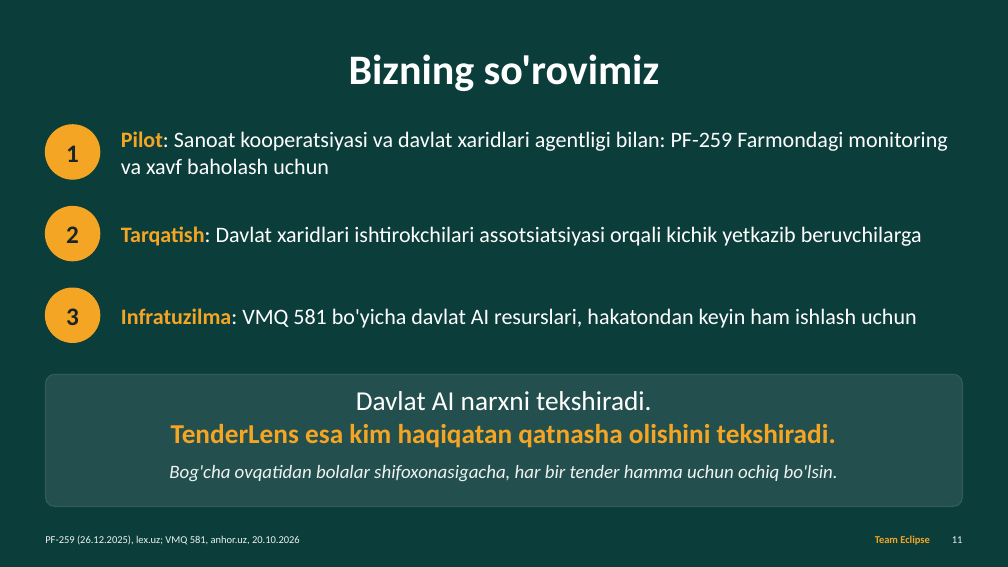
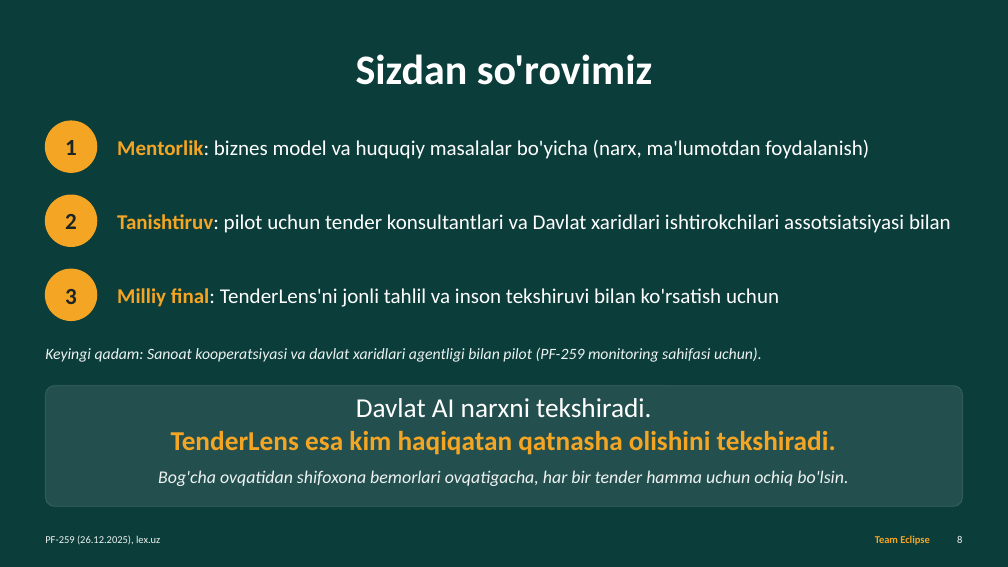
Before and after one commit to kamol1dn/tenderlens, a slide deck: slide 8 of tenderlens/deck/TenderLens.pptx (slide 11 before the commit). Drawn at 1008x567 pixels with LibreOffice and Linux fonts; fonts in the diff are those of the drawing. Boxes give left, top, right and bottom in pixels: in the first picture for what was removed or moved away, otherwise in the second. Text is boxed around its words. In the diff, an @@ line names an element or a change of style, - is before the commit and + after.

```diff
--- a/tenderlens/deck/TenderLens.pptx
+++ b/tenderlens/deck/TenderLens.pptx
@@ title at (356,54,652,85): text changed @@
-Bizning so'rovimiz
+Sizdan so'rovimiz
@@ ellipse: place and size @@
-ellipse at (45,125,100,179)
+ellipse at (45,121,97,172)
@@ text added at (117,140,869,159), 20 pt, text #FFFFFF @@
+Mentorlik: biznes model va huquqiy masalalar bo'yicha (narx, ma'lumotdan foydalanish)
@@ text "2": place and size @@
-text "2" at (66,226,79,243)
+text "2" at (65,214,77,229)
@@ ellipse: place and size @@
-ellipse at (45,206,100,261)
+ellipse at (45,195,97,247)
@@ text at (117,214,951,233): text changed; size 21 to 20 pt @@
-Tarqatish: Davlat xaridlari ishtirokchilari assotsiatsiyasi orqali kichik yetkazib beruvchilarga
+Tanishtiruv: pilot uchun tender konsultantlari va Davlat xaridlari ishtirokchilari assotsiatsiyasi bilan
@@ size 24 to 22 pt in 3 elements at (65,140,77,155), (65,214,77,229), (65,289,77,304) @@
@@ text "3": place and size @@
-text "3" at (66,308,79,325)
+text "3" at (65,289,77,304)
@@ ellipse: place and size @@
-ellipse at (45,288,100,343)
+ellipse at (45,269,97,321)
@@ text added at (117,288,779,307), 20 pt, text #FFFFFF @@
+Milliy final: TenderLens'ni jonli tahlil va inson tekshiruvi bilan ko'rsatish uchun
@@ text removed at (121,308,917,328) @@
-Infratuzilma: VMQ 581 bo'yicha davlat AI resurslari, hakatondan keyin ham ishlash uchun
@@ text at (45,347,762,362): text changed; size 21 to 15 pt; text colour #FFFFFF to #EEF3F2; italic on @@
-Pilot: Sanoat kooperatsiyasi va davlat xaridlari agentligi bilan: PF-259 Farmondagi monitoring va xavf baholash uchun
+Keyingi qadam: Sanoat kooperatsiyasi va davlat xaridlari agentligi bilan pilot (PF-259 monitoring sahifasi uchun).
@@ text "Keyingi qadam: Sanoat kooperatsiyasi va ..." at (45,347,762,362): vertical alignment middle to top @@
@@ rounded rectangle: place and size @@
-rounded rectangle at (45,374,963,507)
+rounded rectangle at (45,386,963,507)
@@ rounded rectangle at (45,386,963,507): proportions changed @@
@@ text "Davlat AI narxni tekshiradi.": place and size @@
-text "Davlat AI narxni tekshiradi." at (171,391,836,448)
+text "Davlat AI narxni tekshiradi." at (171,398,836,455)
@@ text at (158,470,848,486): text changed; size 18 to 17 pt @@
-Bog'cha ovqatidan bolalar shifoxonasigacha, har bir tender hamma uchun ochiq bo'lsin.
+Bog'cha ovqatidan shifoxona bemorlari ovqatigacha, har bir tender hamma uchun ochiq bo'lsin.
@@ text at (45,535,160,545): text changed @@
-PF-259 (26.12.2025), lex.uz; VMQ 581, anhor.uz, 20.10.2026
+PF-259 (26.12.2025), lex.uz
@@ page number at (957,536,962,543): text changed @@
-11
+8
```
Also in this commit, not shown: 8 other slides changed, 4 slides added, 3 slides removed, 7 other files.
